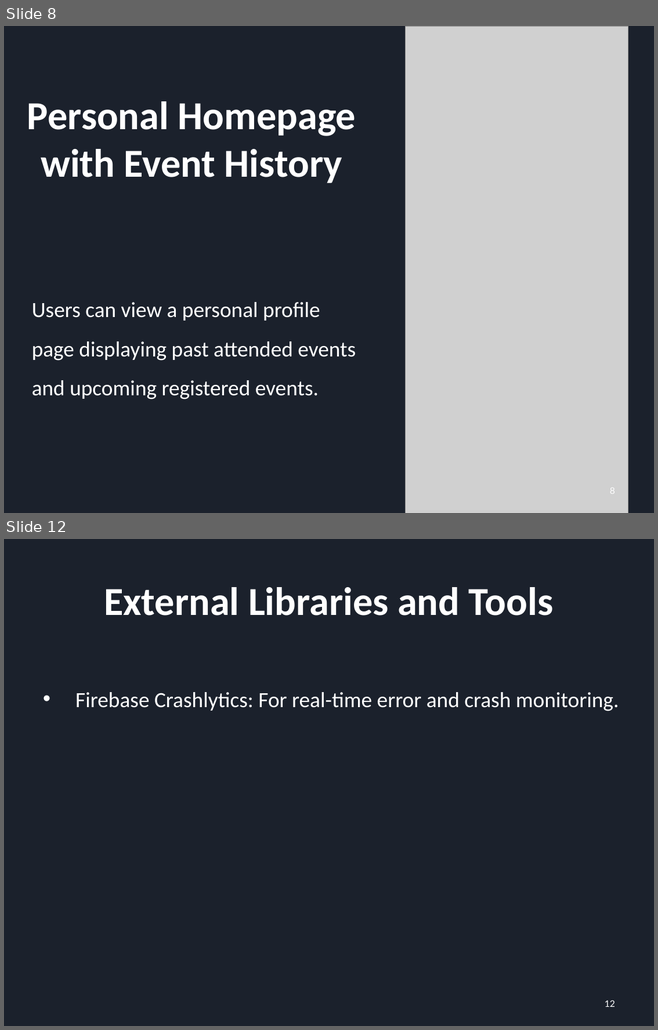
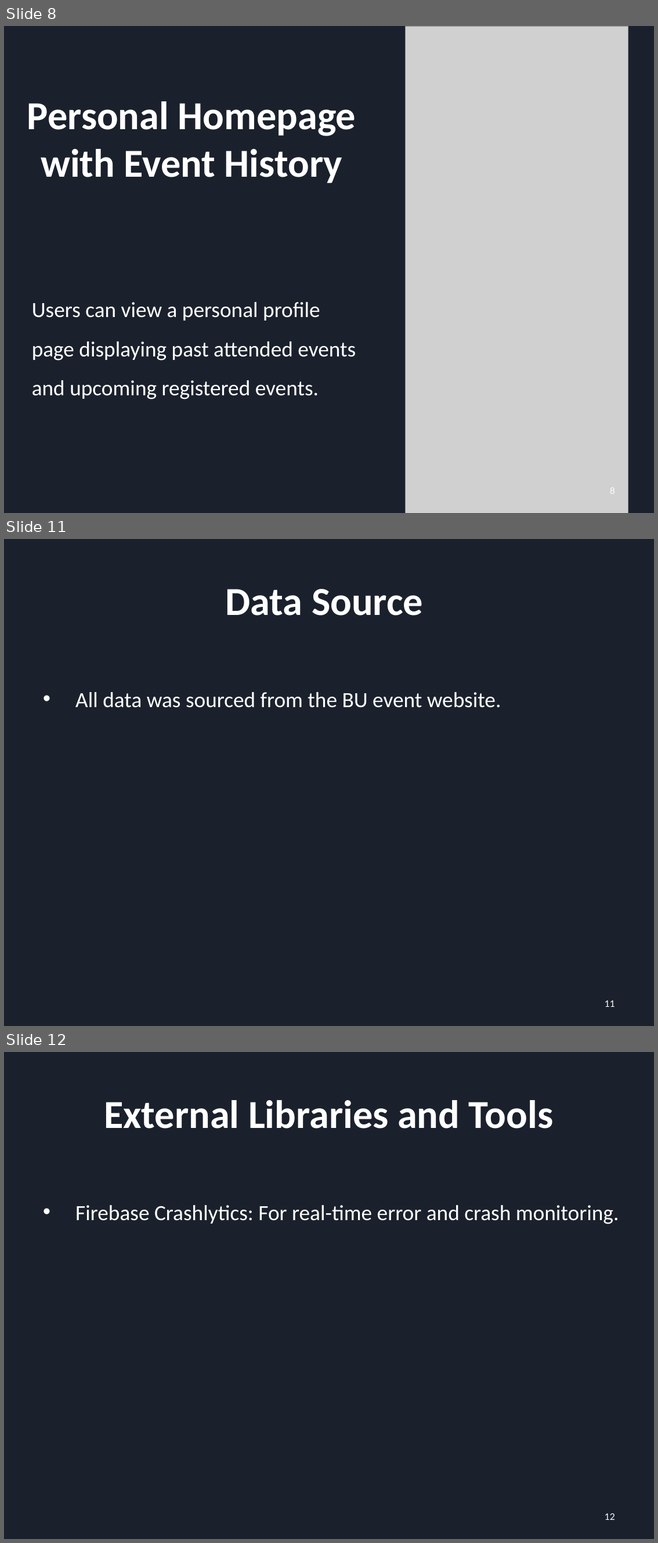
Before and after one commit to YuchenCao1/Jialong-Yuchen-Zihan-Team-BU-Event-Planer, a slide deck: First_PRE.pptx. Shown one above the other, each under a label of ours: slides 8 and 12 before the commit, slides 8, 11 and 12 after it; the slides between them are not shown. The pictures are 658x1030 and 658x1543 pixels, drawn with LibreOffice and Linux fonts; fonts in the diff are those of the drawing; grey boxes stand for pictures. Boxes give left, top, right and bottom in pixels: in the first picture for what was removed or moved away, otherwise in the second. Text is boxed around its words. In the diff, an @@ line names an element or a change of style, - is before the commit and + after.

```diff
--- a/First_PRE.pptx
+++ b/First_PRE.pptx
@@ slide 11 added at [4,539,654,1026], background #1B212C @@
@@ title added at [226,589,423,616], 44 pt, text #FFFFFF, bold @@
+Data Source
@@ text added at [75,692,501,708], 24 pt, text #FFFFFF @@
+• All data was sourced from the BU event website.
@@ page number added at [604,1001,615,1007], 10 pt, text #FFFFFF @@
+11
```
Also in this commit, not shown: 2 slides changed, 1 other slide added, 2 slides removed, 2 other files.
